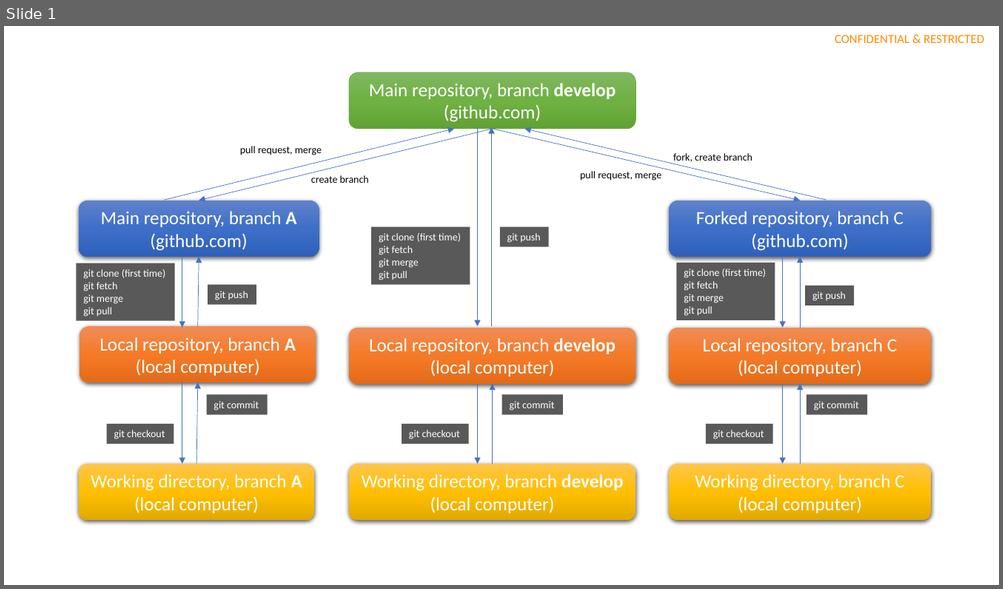
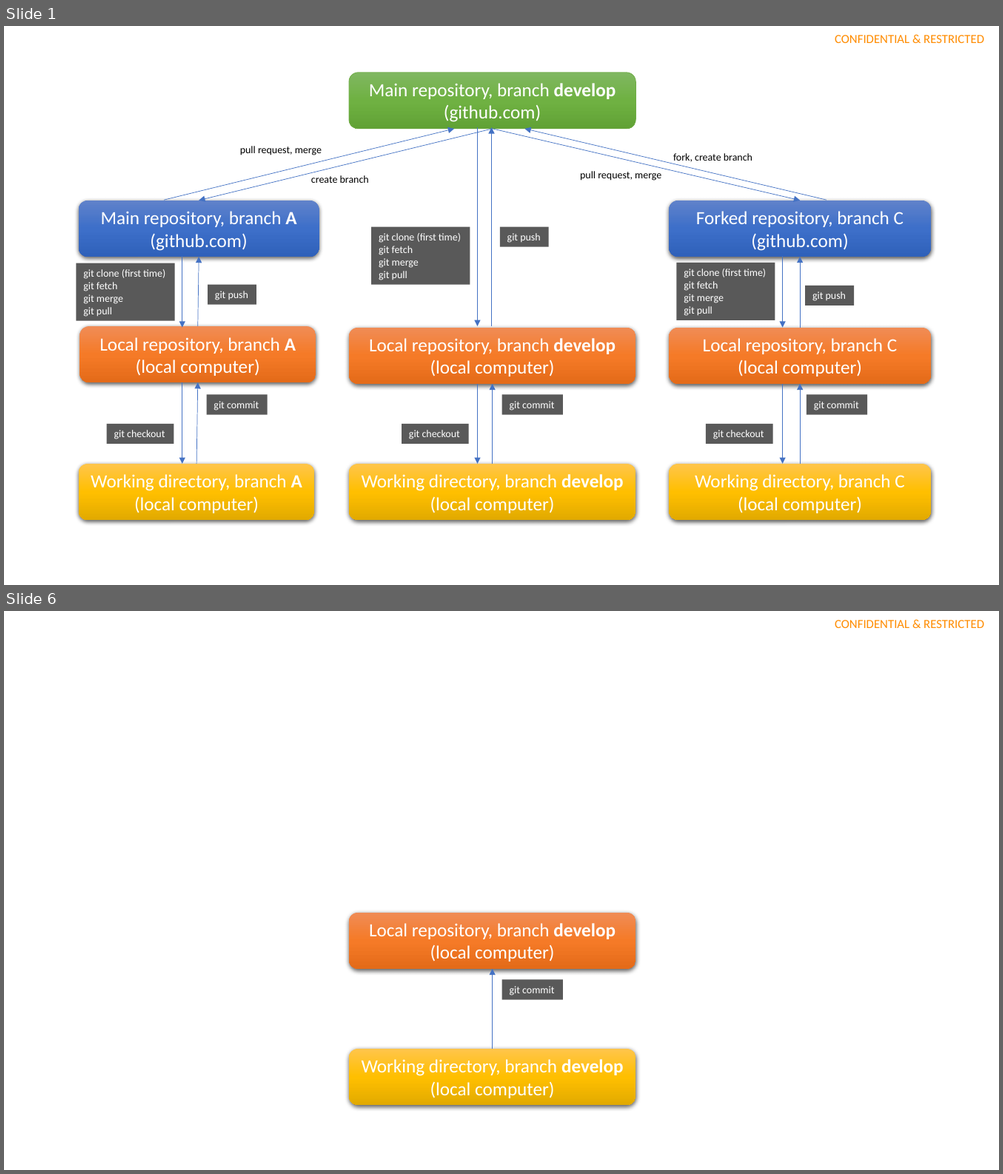
Before and after one commit to inf301trainer/Training, a slide deck: assets/courses/INF301-EngineeringToolsInSoftwareDevelopment/Module2-Git/assets/slides/Slide.pptx. Shown one above the other, each under a label of ours: slide 1 before the commit, slides 1 and 6 after it; the slides between them are not shown. The pictures are 1003x589 and 1003x1174 pixels, drawn with LibreOffice and Linux fonts; fonts in the diff are those of the drawing. Boxes give left, top, right and bottom in pixels: in the first picture for what was removed or moved away, otherwise in the second. Text is boxed around its words. In the diff, an @@ line names an element or a change of style, - is before the commit and + after.

```diff
--- a/assets/courses/INF301-EngineeringToolsInSoftwareDevelopment/Module2-Git/assets/slides/Slide.pptx
+++ b/assets/courses/INF301-EngineeringToolsInSoftwareDevelopment/Module2-Git/assets/slides/Slide.pptx
@@ slide 6 added at (4,611,999,1170), background #FFFFFF; not listed: 1 template element that a slide beside it also shows @@
@@ rounded rectangle added at (349,912,635,969), fill gradient #F18C57 to #F67B28 to #E56C19, 18 pt, text #FFFFFF @@
+Local repository, branch develop
+(local computer)
@@ arrow added from (492, 1049) to (492, 969), #4472C4 0.5 pt @@
@@ rectangle added at (502,980,563,1000), fill #595959, 10 pt, text #FFFFFF @@
+git commit
@@ rounded rectangle added at (349,1049,635,1105), fill gradient #FFC64B to #FFC000 to #E3AB00, 18 pt, text #FFFFFF @@
+Working directory, branch develop
+(local computer)
```
Also in this commit, not shown: 6 other slides added, 1 other file.
